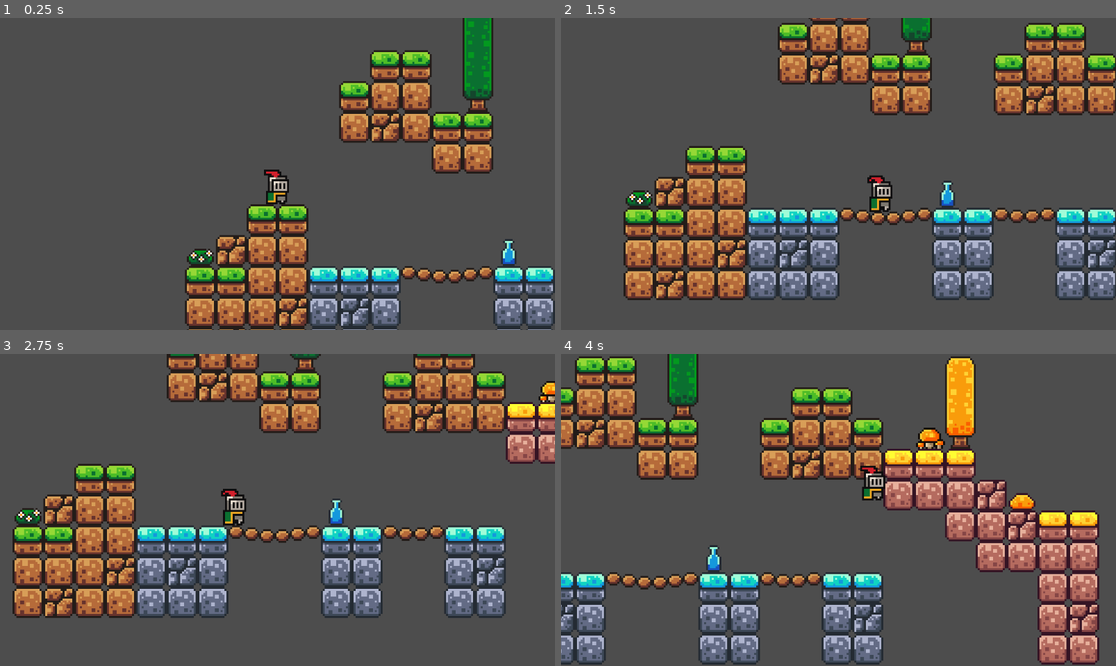
Above: before the commit, frames 1-4 (two rows, left to right).
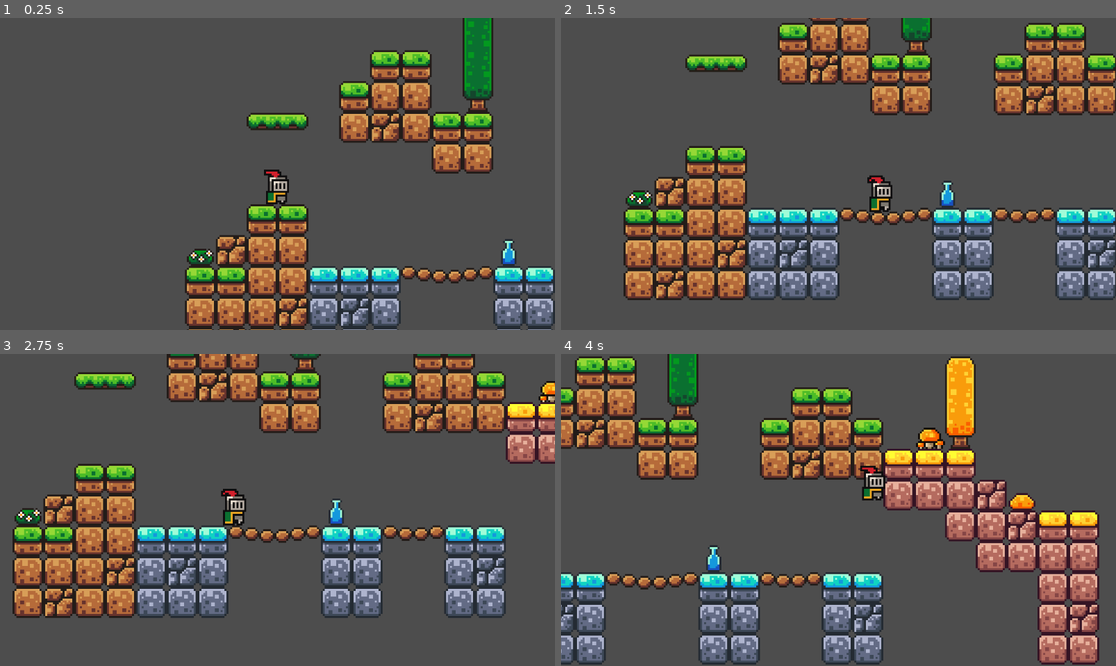
Above: after the commit, the same moments.

Repository: Joymg/godot-first-project
Game: Godot game, scene res://scenes/game.tscn
The game is run twice, just before and just after one commit, with the same random seed, the same clock (stepped at 60 frames per second) and the same inputs.
Inputs:
- Up to frame 1 (0.25 s): no input
- Up to frame 2 (1.5 s): tap Enter (ui_accept) at 0.5, 0.77 s; hold Right (ui_right) from 0.53 s (still down)
- Up to frame 3 (2.75 s): tap Enter (ui_accept) at 1.52 s; release Right (ui_right) at 2.03 s; hold Left (ui_left) from 2.03 s (still down)
- Up to frame 4 (4 s): release Left (ui_left) at 2.78 s; hold Right (ui_right) from 2.78 s (still down); tap Enter (ui_accept) at 3.02, 3.77 s

The runs differ from the first frame. In frame 1, 0.6% of the frame differs, in the area x 44-56%, y 30-36%; in frame 2, 0.6%; in frame 3, 0.6%, in the area x 13-25%, y 5-12%; in frame 4, nothing differs.

Commit message:
feature: static and moving one way platforms

Diff:
--- a/scenes/game.tscn
+++ b/scenes/game.tscn
@@ -1,7 +1,8 @@
-[gd_scene load_steps=5 format=3 uid="uid://cs86wfkhj25e2"]
+[gd_scene load_steps=9 format=3 uid="uid://cs86wfkhj25e2"]
 
 [ext_resource type="PackedScene" uid="uid://dgxjcvhxt4plf" path="res://scenes/player.tscn" id="1_ealsy"]
 [ext_resource type="Texture2D" uid="uid://bclk20yr4xfyi" path="res://assets/sprites/world_tileset.png" id="1_qsc3n"]
+[ext_resource type="PackedScene" uid="uid://dvcjaidgiju5j" path="res://scenes/platform.tscn" id="3_8fr78"]
 
 [sub_resource type="TileSetAtlasSource" id="TileSetAtlasSource_nt62i"]
 texture = ExtResource("1_qsc3n")
@@ -407,12 +408,50 @@
 physics_layer_0/collision_layer = 1
 sources/0 = SubResource("TileSetAtlasSource_nt62i")
 
+[sub_resource type="Animation" id="Animation_erq0m"]
+resource_name = "move"
+length = 1.5
+loop_mode = 2
+tracks/0/type = "value"
+tracks/0/imported = false
+tracks/0/enabled = true
+tracks/0/path = NodePath(".:position")
+tracks/0/interp = 1
+tracks/0/loop_wrap = true
+tracks/0/keys = {
+"times": PackedFloat32Array(0, 1.5),
+"transitions": PackedFloat32Array(1, 1),
+"update": 0,
+"values": [Vector2(336, 22), Vector2(448, 22)]
+}
+
+[sub_resource type="Animation" id="Animation_your4"]
+length = 0.001
+tracks/0/type = "value"
+tracks/0/imported = false
+tracks/0/enabled = true
+tracks/0/path = NodePath(".:position")
+tracks/0/interp = 1
+tracks/0/loop_wrap = true
+tracks/0/keys = {
+"times": PackedFloat32Array(0),
+"transitions": PackedFloat32Array(1),
+"update": 0,
+"values": [Vector2(336, 22)]
+}
+
+[sub_resource type="AnimationLibrary" id="AnimationLibrary_d6lvj"]
+_data = {
+"RESET": SubResource("Animation_your4"),
+"move": SubResource("Animation_erq0m")
+}
+
 [node name="Game" type="Node2D"]
 
 [node name="TileMap" type="TileMap" parent="."]
 tile_set = SubResource("TileSet_ec1qm")
 format = 2
-layer_0/tile_data = PackedInt32Array(131071, 0, 0, 65536, 0, …(1257 unchanged characters)…  0, 65554, 262144, 0, 65555, 262144, 0, 65562, 131072, 0, 65563, 131072, 0, 131098, 131072, 1, 196634, 131072, 1, 196635, 131072, 1, 327706, 131072, 1, 327707, 131072, 1, 262171, 131072, 1, 262172, 131072, 1, 262173, 131072, 1, 196637, 131072, 1, 327708, 131072, 1, 327709, 131072, 1, 262170, 196608, 0, 196636, 196608, 0, 131099, 196608, 0, 131090, 262144, 1, 131091, 262144, 1, 196626, 262144, 1, 196627, 262144, 1, 262162, 262144, 1, 327698, 262144, 1, 327699, 262144, 1, 262163, 327680, 0, -196602, 0, 5, -327674, 0, 4, -262138, 0, 4, -393210, 0, 3, 131079, 0, 8, 196605, 65536, 6, 131100, 393216, 7, 17, 327680, 8, -131058, 524288, 6, -131057, 327680, 5, -262129, 327680, 3, -196593, 327680, 4)
+layer_0/tile_data = PackedInt32Array(131071, 0, 0, 65536, 0, …(1257 unchanged characters)…  0, 65554, 262144, 0, 65555, 262144, 0, 131090, 262144, 1, 131091, 262144, 1, 196626, 262144, 1, 196627, 262144, 1, 262162, 262144, 1, 327698, 262144, 1, 327699, 262144, 1, 262163, 327680, 0, -196602, 0, 5, -327674, 0, 4, -262138, 0, 4, -393210, 0, 3, 131079, 0, 8, 196605, 65536, 6, 17, 327680, 8, -131058, 524288, 6, -131057, 327680, 5, -262129, 327680, 3, -196593, 327680, 4, 196637, 131072, 1, 262173, 196608, 0, 327709, 131072, 1, 65565, 131072, 0, 131101, 131072, 1, 65566, 131072, 0, 131102, 196608, 0, 196638, 131072, 1, 262174, 131072, 1, 327710, 131072, 1, 131103, 393216, 7, 196639, 196608, 0, 262175, 131072, 1, 327711, 131072, 1, 196640, 131072, 1, 262176, 131072, 1, 327712, 131072, 1)
 
 [node name="Player" parent="." instance=ExtResource("1_ealsy")]
 
@@ -420,3 +459,15 @@
 position = Vector2(0, -8)
 zoom = Vector2(4, 4)
 position_smoothing_enabled = true
+
+[node name="Platform" parent="." instance=ExtResource("3_8fr78")]
+position = Vector2(0, -26)
+
+[node name="Platform2" parent="." instance=ExtResource("3_8fr78")]
+position = Vector2(336, 22)
+
+[node name="AnimationPlayer" type="AnimationPlayer" parent="Platform2"]
+libraries = {
+"": SubResource("AnimationLibrary_d6lvj")
+}
+autoplay = "move"
--- /dev/null
+++ b/scenes/platform.tscn
@@ -0,0 +1,19 @@
+[gd_scene load_steps=3 format=3 uid="uid://dvcjaidgiju5j"]
+
+[ext_resource type="Texture2D" uid="uid://c2uscbwx8q5by" path="res://assets/sprites/platforms.png" id="1_kqnvt"]
+
+[sub_resource type="RectangleShape2D" id="RectangleShape2D_pcokj"]
+size = Vector2(32, 9)
+
+[node name="Platform" type="AnimatableBody2D"]
+
+[node name="Sprite2D" type="Sprite2D" parent="."]
+position = Vector2(0, -1)
+texture = ExtResource("1_kqnvt")
+region_enabled = true
+region_rect = Rect2(16, 0, 32, 9)
+
+[node name="CollisionShape2D" type="CollisionShape2D" parent="."]
+position = Vector2(0, -0.5)
+shape = SubResource("RectangleShape2D_pcokj")
+one_way_collision = true
--- a/scenes/player.tscn
+++ b/scenes/player.tscn
@@ -43,6 +43,7 @@
 radius = 5.0
 
 [node name="Player" type="CharacterBody2D"]
+z_index = 5
 script = ExtResource("1_mvi1y")
 
 [node name="AnimatedSprite2D" type="AnimatedSprite2D" parent="."]
